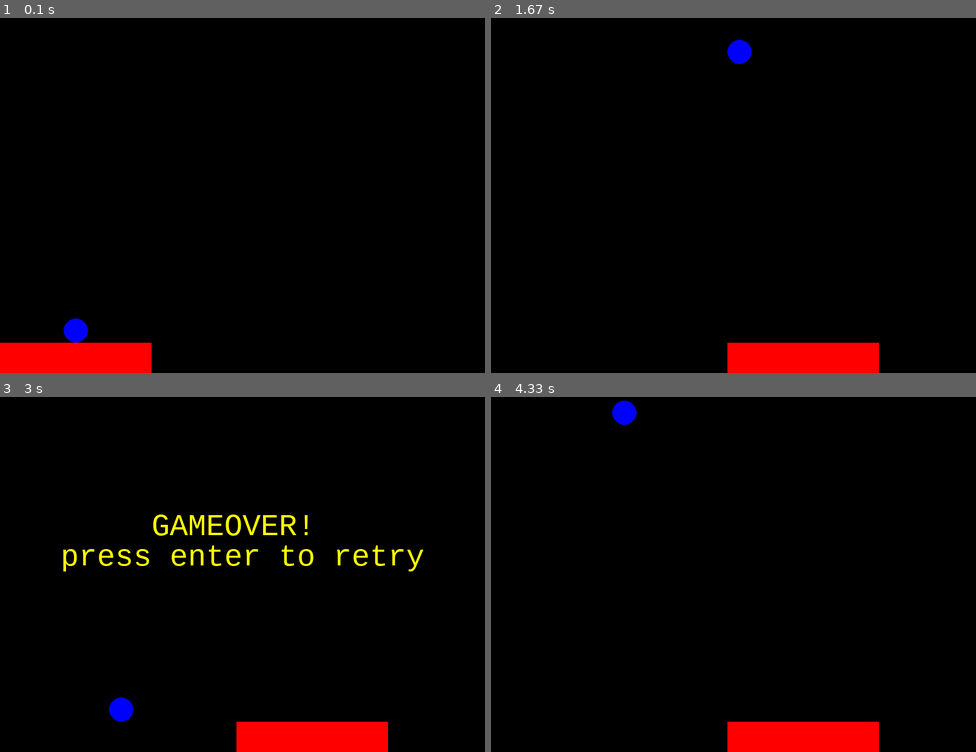
Above: before the commit, frames 1-4 (two rows, left to right).
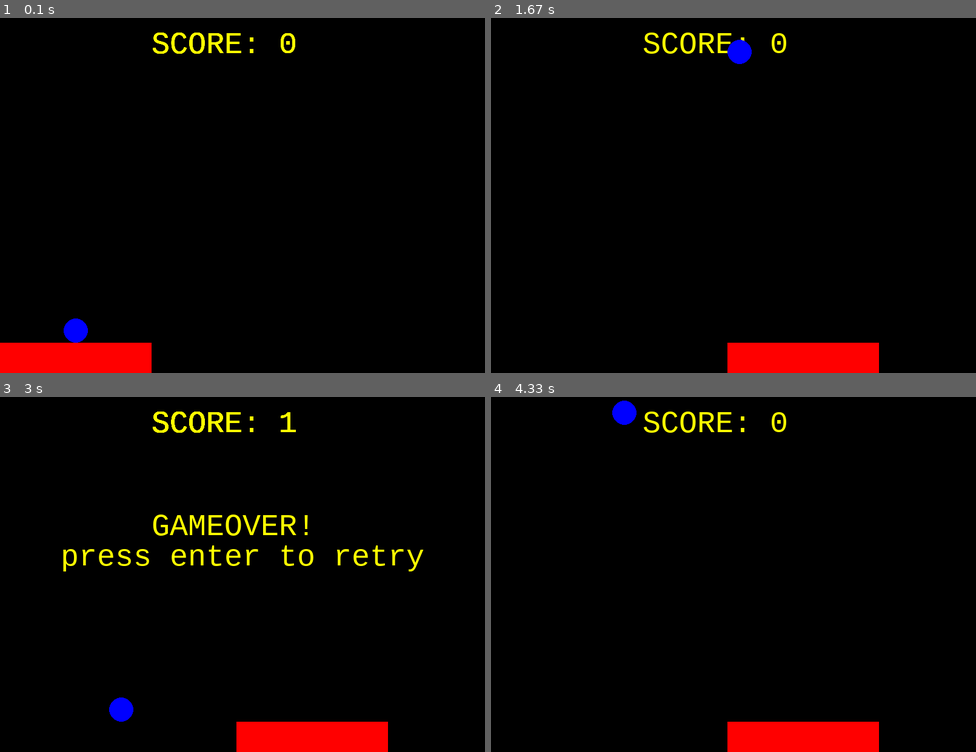
Above: after the commit, the same moments.

Repository: moonlca/pygame-practice
Game: pygame game, started from helloworld.py
Same seed, same stepped clock (60 frames per second), same inputs: the game is played once before the commit and once after it.
Inputs:
- Up to frame 1 (0.1 s): no input
- Up to frame 2 (1.67 s): hold D 0.33-0.8 s; hold D 0.83-1.3 s; tap Space at 0.9, 1.2, 1.4 s; hold A from 1.33 s (still down)
- Up to frame 3 (3 s): tap Space at 1.7, 1.97, 2.27, 2.4, 2.7 s; release A at 1.87 s; hold A 1.9-2.3 s; hold D 2.33-2.97 s
- Up to frame 4 (4.33 s): tap Enter at 3 s; hold A 3.33-3.8 s; tap Space at 3.4, 3.7, 3.9, 4.2 s; hold D 3.83-4.3 s

The runs differ from the first frame. In frame 1, 0.6% of the frame differs, in the area x 31-61%, y 4-11%; in frame 2, 0.5%; in frame 3, 0.5%; in frame 4, 0.5%.

Commit message:
Add files via upload

Diff:
--- a/helloworld.py
+++ b/helloworld.py
@@ -24,7 +24,7 @@
 hitx = 0
 GAMEOVER = 0
 jumpout = 0
-
+scoreCounter = 0
 
 def gameover():
     myfont = pygame.font.SysFont("monospace", 50)
@@ -36,7 +36,8 @@
 
 
 def retry():
-    global speed, lock, diry, dirx, barx, cx, cy, shotspeed, xspeed, hitx, GAMEOVER, jumpout
+    global speed, lock, diry, dirx, barx, cx, cy, shotspeed, xspeed, hitx, GAMEOVER, jumpout, scoreCounter
+    scoreCounter = 0
     speed = 0
     lock = 1
     diry = -1
@@ -112,6 +113,7 @@
         diry = 1
 # hit the board or gameover
     if cy > 530:
+        scoreCounter += 1
         hitx = cx
         cy = 530
         shotspeed = 0
@@ -132,6 +134,9 @@
         dirx = -1
 
     # draw
+    myfont = pygame.font.SysFont("monospace", 50)
+    label3 = myfont.render("SCORE: " + str(scoreCounter), 2, (255, 255, 0))
+    dp.blit(label3, (250, 30))
     pygame.draw.rect(dp, RED, rect1)
     pygame.draw.circle(dp, BLUE, (cx, cy), 20, 0)
     pygame.display.update()
